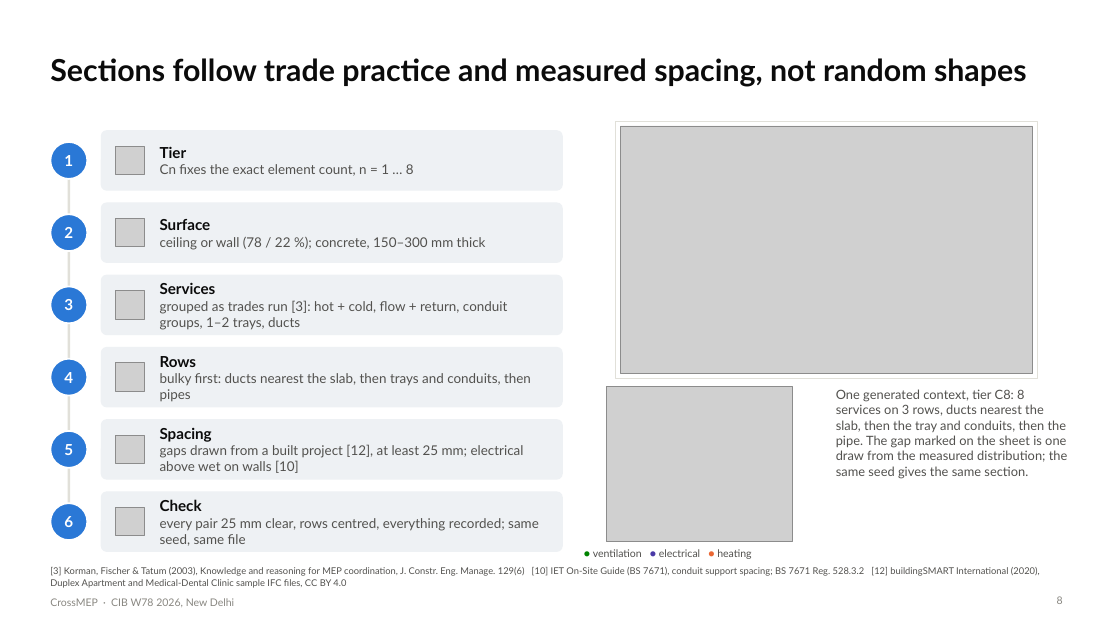
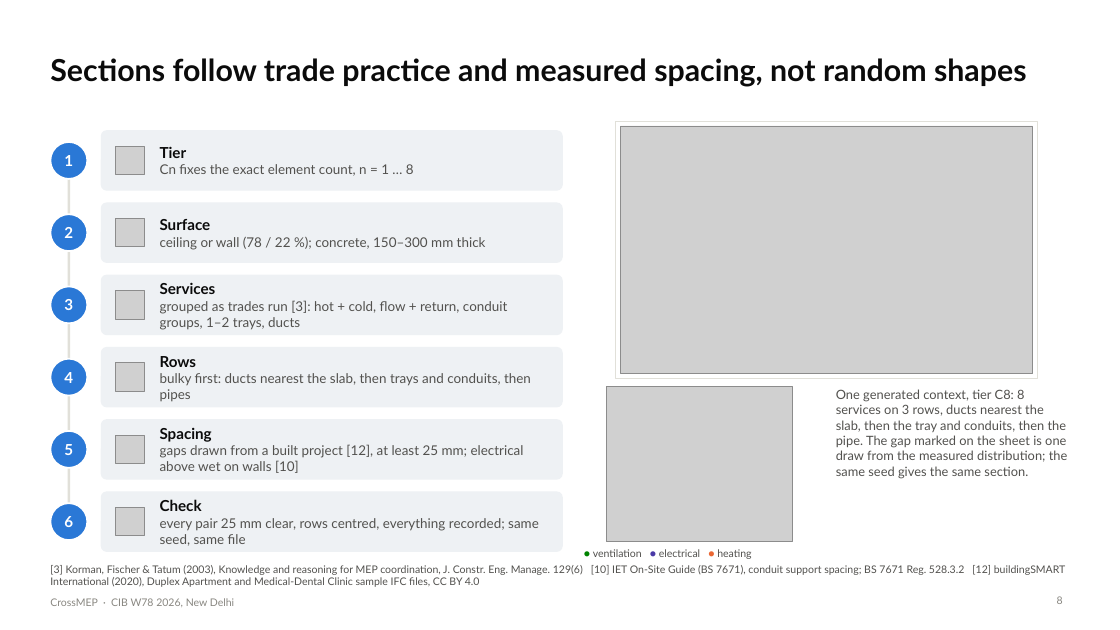
Before and after one commit to lavinia-ped/CrossMEP_Dataset, a slide deck: slide 8 of docs/CrossMEP_CIBW78_talk.pptx. Drawn at 1120x630 pixels with LibreOffice and Linux fonts; fonts in the diff are those of the drawing; grey boxes stand for pictures. Boxes give left, top, right and bottom in pixels: in the first picture for what was removed or moved away, otherwise in the second. Text is boxed around its words. In the diff, an @@ line names an element or a change of style, - is before the commit and + after.

```diff
--- a/docs/CrossMEP_CIBW78_talk.pptx
+++ b/docs/CrossMEP_CIBW78_talk.pptx
@@ text "[3] Korman, Fischer & Tatum ..." at <box>50,565,1066,587</box>: size 8 to 9 pt @@
```
Also in this commit, not shown: 11 other slides changed, 5 other files.
